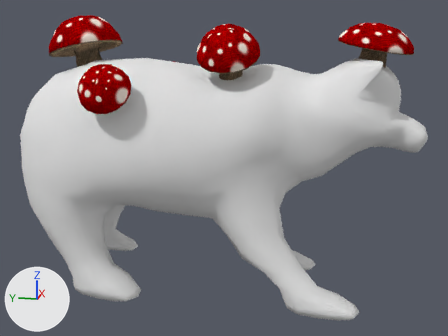
Two versions of the Blender file Art assets/Bear.blend, one commit apart.
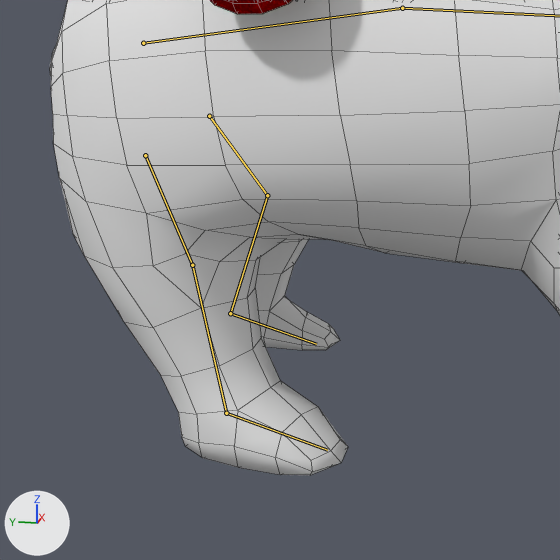
Each version appears first whole from a 50 mm lens placed at (-6.07, -0.25, 2.75), pointed at (0.08, 0.98, 1.21), and next in a close-up on the part from 0% to 51% of the width and 32% to 100% of the height. Lighting does not change. The marker at lower left points along +X, +Y and +Z. Both versions are drawn at frame 43 of the action 'ArmatureAction.002'; the numbers are the values there. The bones that bend it are drawn over the model as lines in the close-ups. The close-ups show mesh edges as thin lines.

In view in the first close-up: 'Mush', 'bear'.
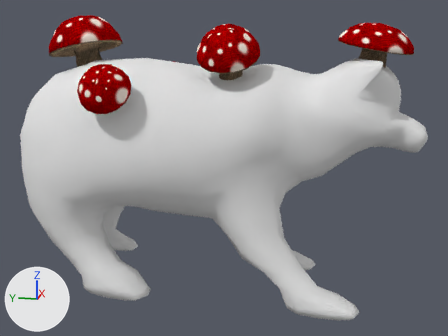
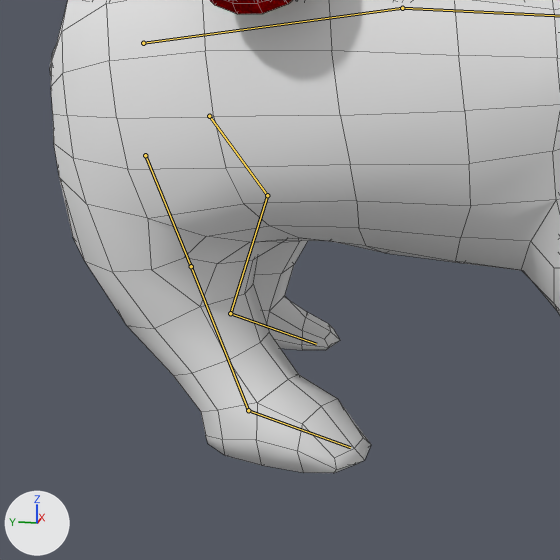
Commit message: fix the bear walking animation

Where the change shows, as pixel boxes [x1, y1, x2, y2] in the close-ups (560 x 560 px):
'bear', posed
    before: [50, 0, 560, 475]
    after: [50, 0, 560, 473]
bone 'FootR.R', root to tip
    before: (226, 413) to (327, 450)
    after: (248, 410) to (350, 447)

The edits, one by one:
Bone 'FootR.R' (bone_footr_r) moves from (0.0, 0.411, 0.099) to (0.0, 0.501, 0.144).
